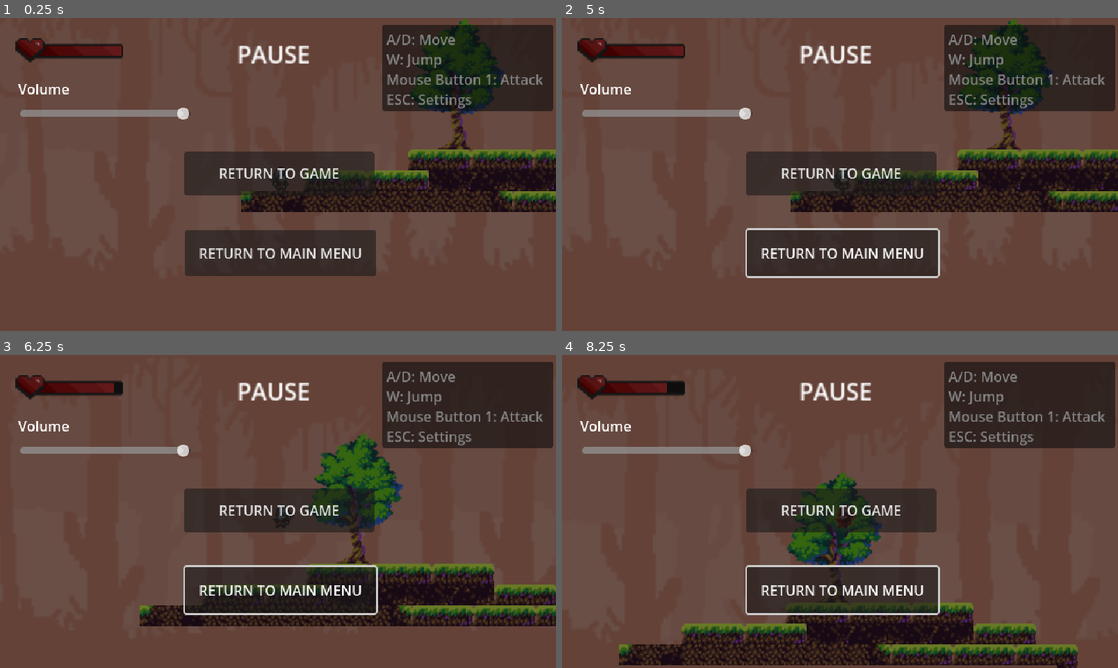
Above: before the commit, frames 1-4 (two rows, left to right).
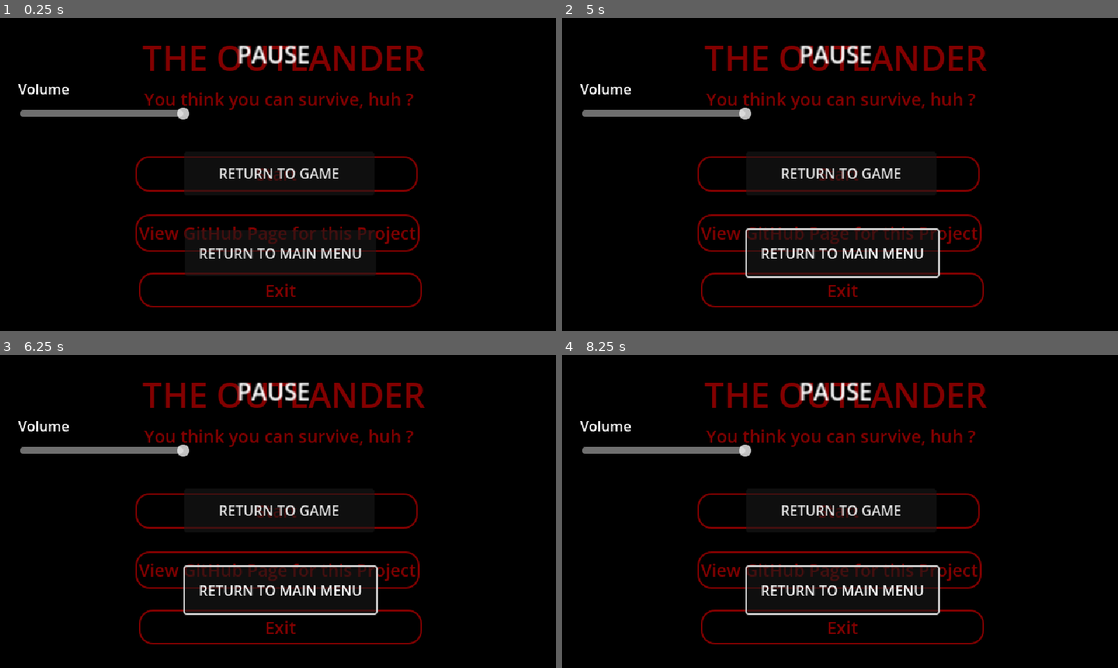
Above: after the commit, the same moments.

Repository: hinatanguyen/The-Outlander
Game: Godot game, scene res://Scene/MainMenu.tscn
Two runs of this game, one before a commit and one after it. Both use one fixed random seed, a clock stepped at 60 frames per second and the inputs below. Before the commit the project starts from res://Scene/level3.tscn.
Inputs (mouse positions are in pixels of both pictures, inside the frame that each line leads up to):
- Up to frame 1 (0.25 s): no input
- Up to frame 2 (5 s): click (840, 174) at 0.5 s, where only the run after the commit has a clickable "Start"; click (840, 174) at 1.25 s, where only the run after the commit has a clickable "Start"; click (840, 233) at 2 s, where only the run after the commit has a clickable "View GitHub Page for this Pro…"; click "RETURN TO GAME" at 2.75 s; click "RETURN TO MAIN MENU" at 3.5 s; move the mouse to (962, 158) at 4.27 s; hold D (move_right) from 4.28 s (still down); click (962, 158) at 4.35 s; tap W (jump) at 4.52 s
- Up to frame 3 (6.25 s): move the mouse to (166, 527) at 5.02 s; tap E (interact) at 5.1 s; tap W (jump) at 5.27 s; move the mouse to (333, 442) at 5.77 s; release D (move_right) at 5.78 s; hold A (move_left) from 5.78 s (still down); tap H at 5.85 s
- Up to frame 4 (8.25 s): move the mouse to (812, 574) at 6.52 s; release A (move_left) at 6.53 s; hold D (move_right) 6.53-8.03 s; click (812, 574) at 6.6 s; tap W (jump) at 6.77, 7.52 s; move the mouse to (1006, 558) at 7.27 s; tap E (interact) at 7.35 s; move the mouse to (673, 464) at 8.02 s; hold A (move_left) from 8.03 s (still down); tap H at 8.1 s

The runs differ from the first frame. In frame 1, 96% of the frame differs, in the area x 0-100%, y 0-100%; in frame 2, 96%; in frame 3, 95%; in frame 4, 96%.

Commit message:
しまった。。。。。

Diff:
--- a/新しいゲームプロジェクト/project.godot
+++ b/新しいゲームプロジェクト/project.godot
@@ -11,7 +11,7 @@
 [application]
 
 config/name="新しいゲームプロジェクト"
-run/main_scene="uid://dj37m6ogovit6"
+run/main_scene="uid://bylylixg4l6km"
 config/features=PackedStringArray("4.5", "Forward Plus")
 config/icon="res://icon.svg"
 
